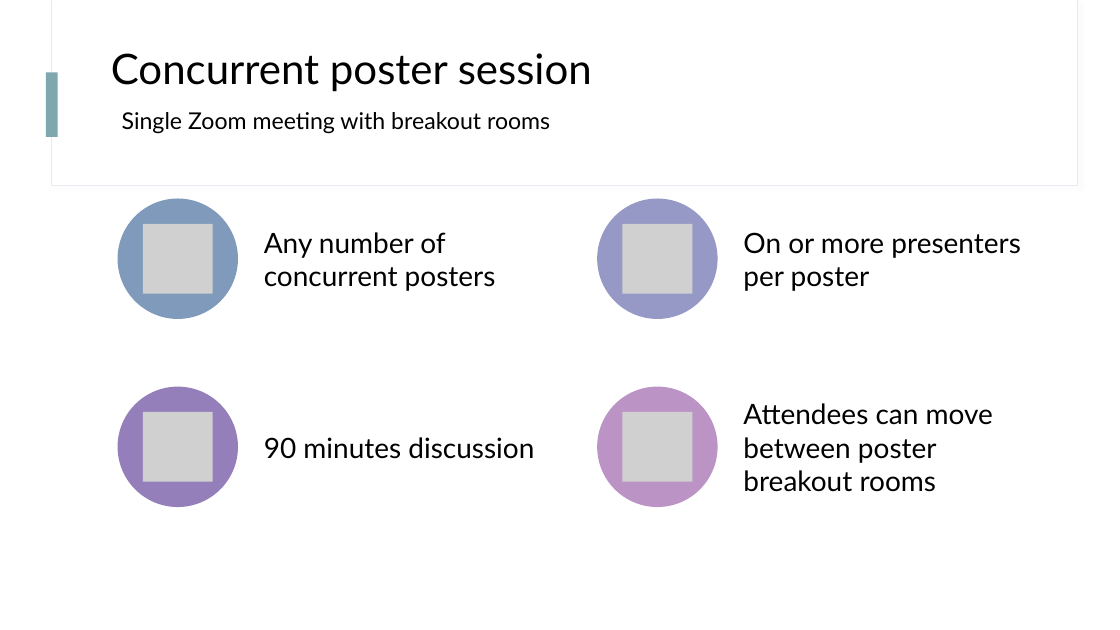
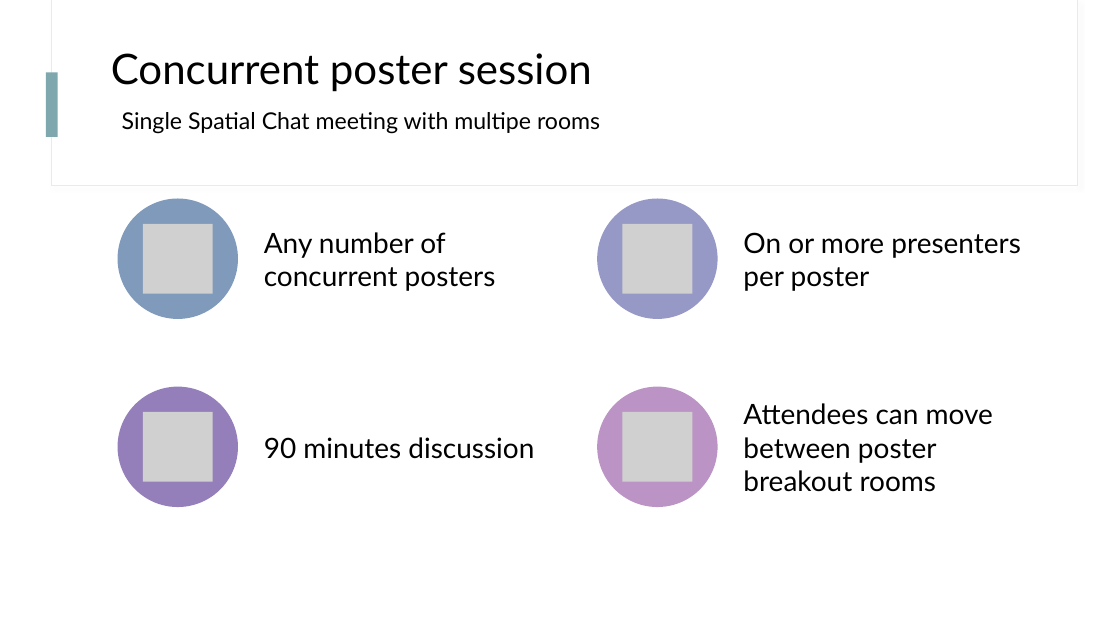
Before and after one commit to Collegeville/CW21, a slide deck: slide 7 of assets/Collegeville21WorkshopImages.pptx. Drawn at 1120x630 pixels with LibreOffice and Linux fonts; fonts in the diff are those of the drawing; grey boxes stand for pictures. Boxes give left, top, right and bottom in pixels: in the first picture for what was removed or moved away, otherwise in the second. Text is boxed around its words. In the diff, an @@ line names an element or a change of style, - is before the commit and + after.

```diff
--- a/assets/Collegeville21WorkshopImages.pptx
+++ b/assets/Collegeville21WorkshopImages.pptx
@@ title at [111,53,600,134]: text changed @@
-Concurrent poster session
-Single Zoom meeting with breakout rooms
+Concurrent poster session
+Single Spatial Chat meeting with multipe rooms
```
Also in this commit, not shown: 5 other slides changed, 2 other files.
